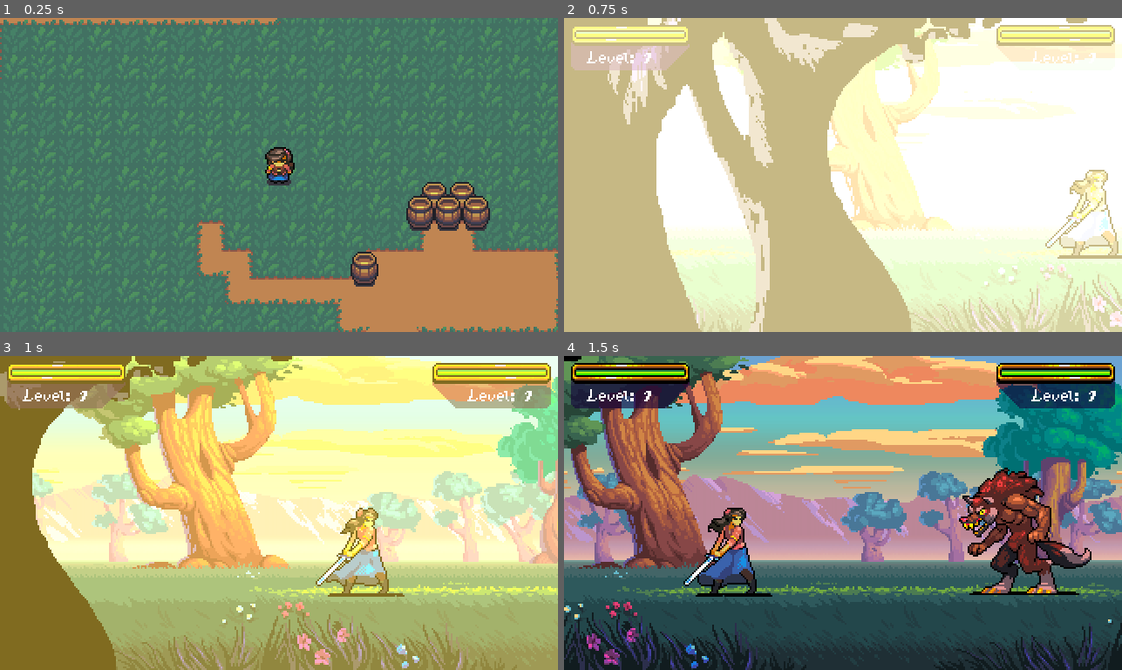
Above: before the commit, frames 1-4 (two rows, left to right).
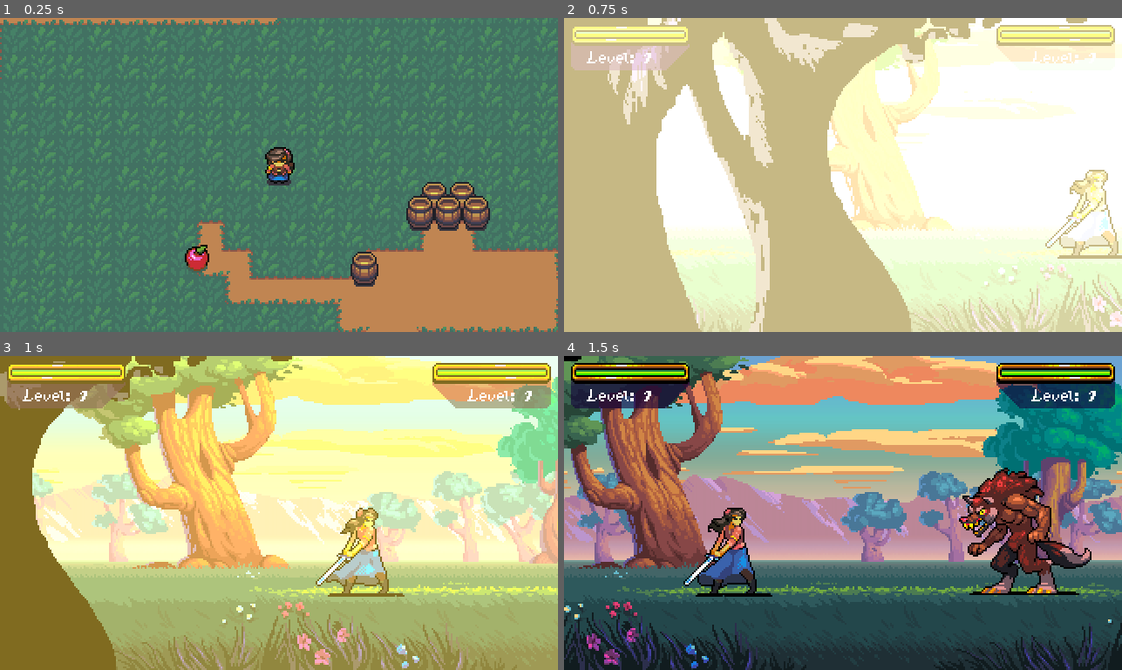
Above: after the commit, the same moments.

Repository: jalder89/RPG-In-Godot
Game: Godot game, scene res://Scenes/Levels/Town.tscn
Two runs of this game, one before a commit and one after it. Both use one fixed random seed, a clock stepped at 60 frames per second and the inputs below.
Inputs:
- Up to frame 1 (0.25 s): no input
- Up to frame 2 (0.75 s): tap Enter (ui_accept) at 0.5 s; hold D (right) from 0.53 s (still down); hold B (battle) from 0.53 s (still down)
- Up to frame 3 (1 s): keep holding D (right); keep holding B (battle); tap Enter (ui_accept) at 0.77 s
- Up to frame 4 (1.5 s): release D (right) at 1.28 s; release B (battle) at 1.28 s; hold S (down) from 1.28 s (still down); tap B (battle) at 1.35 s

The runs differ from the first frame. In frame 1, 0.3% of the frame differs, in the area x 33-38%, y 72-82%; in frame 2, nothing differs; in frame 3, nothing differs; in frame 4, nothing differs.

Commit message:
Implemented ItemPickuo

Diff:
--- a/Scenes/Levels/Town.tscn
+++ b/Scenes/Levels/Town.tscn
@@ -1,9 +1,11 @@
-[gd_scene load_steps=5 format=3 uid="uid://c6t7hdyuq5jpa"]
+[gd_scene load_steps=7 format=3 uid="uid://c6t7hdyuq5jpa"]
 
 [ext_resource type="PackedScene" uid="uid://c5p0lh00avc8a" path="res://Scenes/Characters/OverworldPlayer.tscn" id="1_xdb7j"]
 [ext_resource type="PackedScene" uid="uid://b7wrdy0qlekss" path="res://Scenes/Prefabs/GrassBackground.tscn" id="2_yrxag"]
 [ext_resource type="PackedScene" uid="uid://byueh367xm80v" path="res://Scenes/Prefabs/DirtTiles.tscn" id="3_e38oi"]
 [ext_resource type="PackedScene" uid="uid://bynte1wkeuq6a" path="res://Scenes/Prefabs/Items/Barrel.tscn" id="4_jsqog"]
+[ext_resource type="PackedScene" uid="uid://ckhmh8l374xo6" path="res://Scenes/Prefabs/ItemPickup.tscn" id="5_phlre"]
+[ext_resource type="Resource" uid="uid://b36n3f2q8bvii" path="res://Scenes/Prefabs/Items/AppleItem.tres" id="6_j1kr6"]
 
 [node name="Town" type="Node2D"]
 y_sort_enabled = true
@@ -33,3 +35,7 @@
 
 [node name="Barrel6" parent="." instance=ExtResource("4_jsqog")]
 position = Vector2(264, 104)
+
+[node name="ItemPickup" parent="." instance=ExtResource("5_phlre")]
+position = Vector2(112, 136)
+item = ExtResource("6_j1kr6")
--- /dev/null
+++ b/Scenes/Prefabs/ItemPickup.gd
@@ -0,0 +1,26 @@
+extends Interactable
+
+@onready var sprite_2d = $Sprite2D
+
+@export var item : Item:
+	set(value):
+		item = value
+		(func ():
+			if sprite_2d:
+				sprite_2d.texture = item.overworld_sprite
+		).call_deferred()
+
+var inventory : Inventory = ReferenceStash.inventory
+
+func _run_interaction() -> void:
+	inventory.add_item(item)
+	var article = get_indefinite_article(item.name)
+	Events.emit_signal("request_show_message", "You've found " + article + " " + item.name + "!\n" + item.description)
+	queue_free()
+
+func get_indefinite_article(name) -> String:
+	var first_letter = name.substr(0, 1).to_lower()
+	if first_letter in ["a", "e", "i", "o", "u"]:
+		return "an"
+	else:
+		return "a"
--- /dev/null
+++ b/Scenes/Prefabs/ItemPickup.tscn
@@ -0,0 +1,14 @@
+[gd_scene load_steps=2 format=3 uid="uid://ckhmh8l374xo6"]
+
+[ext_resource type="Script" path="res://Scenes/Prefabs/ItemPickup.gd" id="1_dvrss"]
+
+[node name="ItemPickup" type="StaticBody2D"]
+collision_layer = 9
+collision_mask = 0
+script = ExtResource("1_dvrss")
+
+[node name="Sprite2D" type="Sprite2D" parent="."]
+position = Vector2(0, -2)
+
+[node name="CollisionPolygon2D" type="CollisionPolygon2D" parent="."]
+polygon = PackedVector2Array(-6, 4, -6, -4, -4, -6, 4, -6, 6, -4, 6, 4, 4, 6, -4, 6)
--- /dev/null
+++ b/Scenes/Prefabs/Items/AppleItem.tres
@@ -0,0 +1,11 @@
+[gd_resource type="Resource" script_class="Item" load_steps=3 format=3 uid="uid://b36n3f2q8bvii"]
+
+[ext_resource type="Script" path="res://Scenes/Prefabs/Items/Item.gd" id="1_3kg7e"]
+[ext_resource type="Texture2D" uid="uid://drg8g878tk22l" path="res://Assets/Sprites/Apple.png" id="1_patbj"]
+
+[resource]
+script = ExtResource("1_3kg7e")
+name = "Apple"
+description = "A small fruit that heals 2 health."
+amount = 1
+overworld_sprite = ExtResource("1_patbj")
--- a/Scenes/Prefabs/Items/Item.gd
+++ b/Scenes/Prefabs/Items/Item.gd
@@ -4,6 +4,7 @@
 @export var name : String
 @export_multiline var description : String
 @export var amount : int = 1: set = _set_amount
+@export var overworld_sprite : Texture
 
 func _set_amount(value : int) -> void:
 	amount = max(0, value)
--- a/Scenes/UI/MessageDisplay.tscn
+++ b/Scenes/UI/MessageDisplay.tscn
@@ -26,4 +26,6 @@
 [node name="Label" type="Label" parent="PanelContainer/MarginContainer"]
 unique_name_in_owner = true
 layout_mode = 2
-text = "You did something!"
+text = "You found an Apple!
+A small fruit that heals 2 health."
+horizontal_alignment = 1
